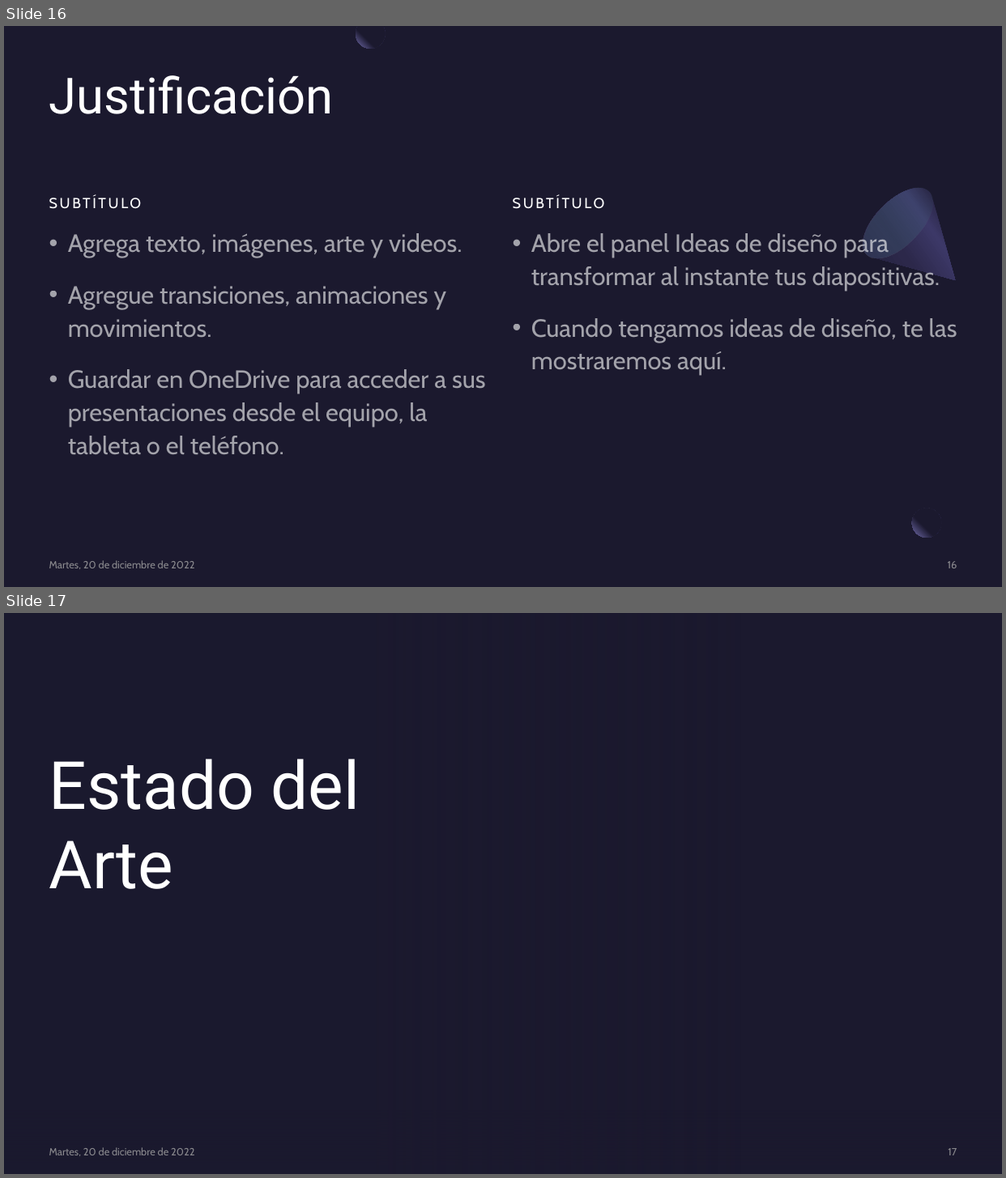
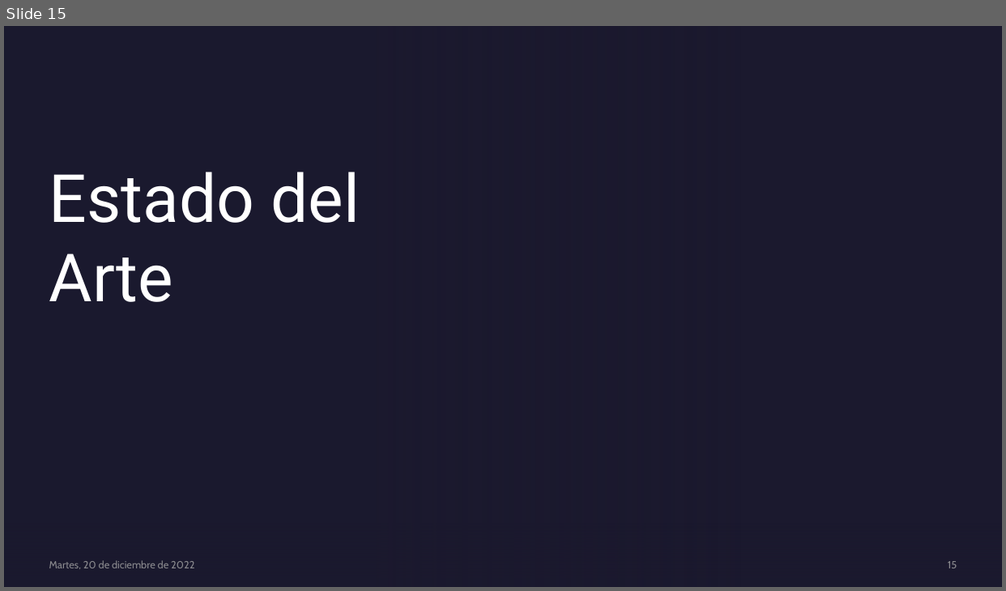
Before and after one commit to genzo-fz/TT_SSIG-3D, a slide deck: SSIG-3D.pptx. Shown one above the other, each under a label of ours: slides 16 and 17 before the commit, slide 15 after it. The pictures are 1006x1178 and 1006x591 pixels, drawn with LibreOffice and Linux fonts; fonts in the diff are those of the drawing; background and template pictures are left out. Boxes give left, top, right and bottom in pixels: in the first picture for what was removed or moved away, otherwise in the second. Text is boxed around its words. In the diff, an @@ line names an element or a change of style, - is before the commit and + after.

```diff
--- a/SSIG-3D.pptx
+++ b/SSIG-3D.pptx
@@ slide 16 removed at box(4, 26, 1002, 587), background #1B192E @@
@@ freeform shape removed at box(356, 26, 385, 49) @@
@@ title removed at box(49, 75, 334, 114) @@
-Justificación
@@ freeform shape removed at box(851, 176, 987, 312) @@
@@ ellipse removed at box(851, 176, 945, 270) @@
@@ text removed at box(49, 196, 142, 209) @@
-SUBTÍTULO
@@ text removed at box(513, 196, 605, 209) @@
-SUBTÍTULO
@@ text removed at box(68, 233, 486, 455) @@
-• Agrega texto, imágenes, arte y videos.
-• Agregue transiciones, animaciones y movimientos.
-• Guardar en OneDrive para acceder a sus presentaciones desde el equipo, la tableta o el teléfono.
@@ text removed at box(531, 233, 957, 375) @@
-• Abre el panel Ideas de diseño para transformar al instante tus diapositivas.
-• Cuando tengamos ideas de diseño, te las mostraremos aquí.
@@ ellipse removed at box(912, 509, 941, 538) @@
@@ rectangle removed at box(941, 503, 972, 532) @@
@@ text removed at box(49, 561, 194, 570) @@
-Martes, 20 de diciembre de 2022
@@ page number removed at box(948, 561, 957, 569) @@
-16
@@ what was slide 17 is now slide 15 @@
@@ page number at box(948, 561, 957, 569): text changed @@
-17
+15
```
Also in this commit, not shown: 5 slides changed, 5 slides added, 5 other slides removed.
